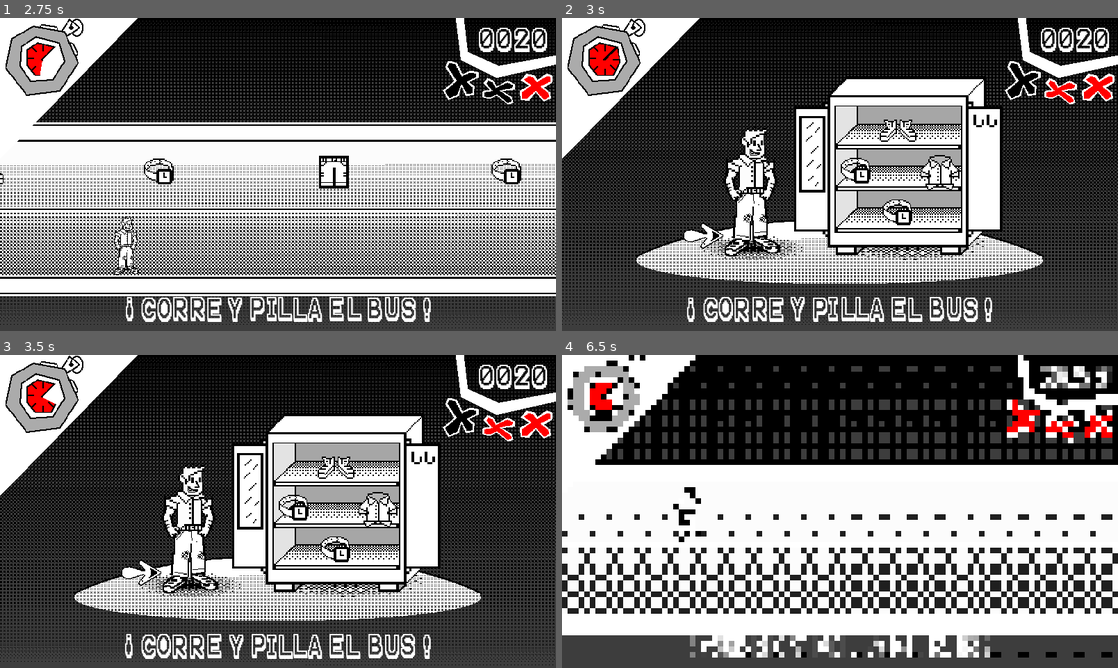
Above: before the commit, frames 1-4 (two rows, left to right).
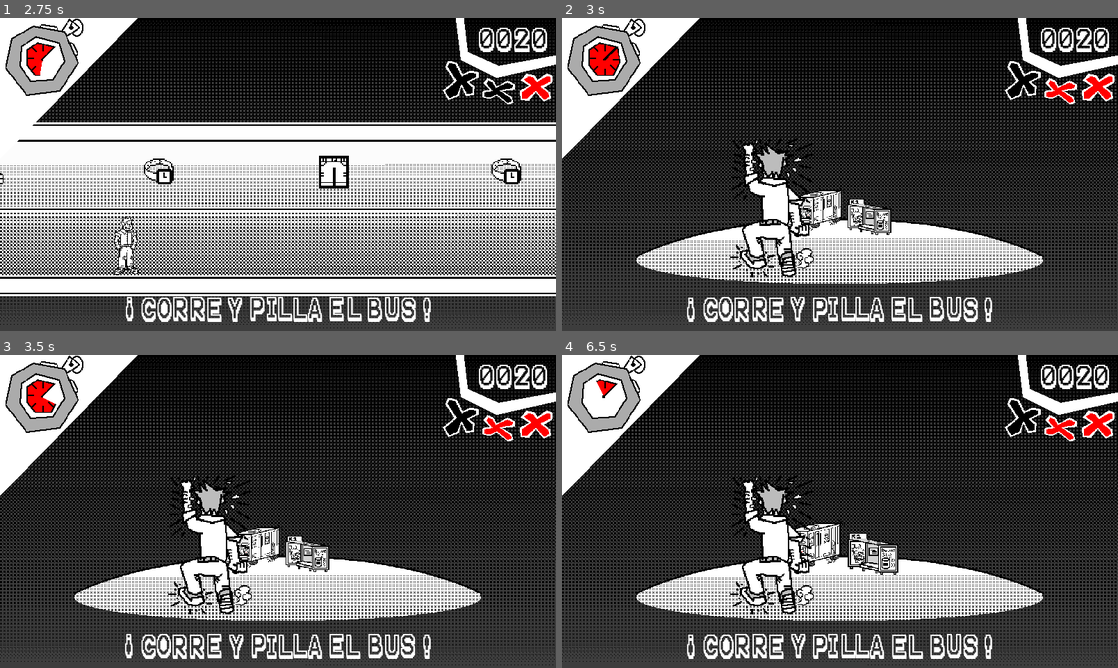
Above: after the commit, the same moments.

Repository: musiualejo/GJB24
Game: Godot game, scene res://scenes/main.tscn
Two runs of this game, one before a commit and one after it. Both use one fixed random seed, a clock stepped at 60 frames per second and the inputs below.
Inputs:
- Up to frame 1 (2.75 s): hold Right (ui_right) 0.53-1.28 s; hold Down (ui_down) 1.28-2.03 s; hold Right (ui_right) from 2.03 s (still down)
- Up to frame 2 (3 s): release Right (ui_right) at 2.78 s; hold Up (ui_up) from 2.78 s (still down)
- Up to frame 3 (3.5 s): keep holding Up (ui_up)
- Up to frame 4 (6.5 s): release Up (ui_up) at 3.53 s; hold Left (ui_left) 3.53-5.03 s; hold Down (ui_down) 5.03-5.78 s; hold Right (ui_right) from 5.78 s (still down)

Frame 1 is identical in both runs. In frame 2, 19% of the frame differs, in the area x 21-80%, y 18-83%; in frame 3, 19%; in frame 4, 63%, in the area x 0-100%, y 0-100%.

Commit message:
Award points when reaching the bus

Diff:
--- a/scenes/main.tscn
+++ b/scenes/main.tscn
@@ -14,7 +14,7 @@
 
 [node name="treeRoot" type="Node2D"]
 script = ExtResource("1_3c80d")
-minigames = Array[PackedScene]([ExtResource("1_ytgol"), ExtResource("2_b7sen")])
+minigames = Array[PackedScene]([ExtResource("1_ytgol"), ExtResource("2_b7sen"), ExtResource("4_h3bg1")])
 
 [node name="minijuego" parent="." instance=ExtResource("1_ytgol")]
 
--- a/scenes/minijuegos/bus.tscn
+++ b/scenes/minijuegos/bus.tscn
@@ -1,10 +1,25 @@
-[gd_scene load_steps=12 format=3 uid="uid://bhcnsnon22h1i"]
+[gd_scene load_steps=12 format=3 uid="uid://m8obp8i3um7l"]
 
 [ext_resource type="Script" path="res://scripts/bus.gd" id="1_byqdt"]
 [ext_resource type="Texture2D" uid="uid://w4dlf3dk6bop" path="res://sprites/personaje/run_character.png" id="3_8y3in"]
 [ext_resource type="Texture2D" uid="uid://c2fqtlflgbvle" path="res://sprites/objetos/bus_station.png" id="4_w12w3"]
 [ext_resource type="Texture2D" uid="uid://bmwddnxlr7lby" path="res://sprites/fondos/fondovacio.png" id="5_jtv6f"]
 [ext_resource type="Texture2D" uid="uid://b1m0pxtkxos38" path="res://sprites/objetos/bus.png" id="5_twma0"]
+
+[sub_resource type="Animation" id="Animation_la3kj"]
+length = 0.001
+tracks/0/type = "value"
+tracks/0/imported = false
+tracks/0/enabled = true
+tracks/0/path = NodePath(".:offset")
+tracks/0/interp = 1
+tracks/0/loop_wrap = true
+tracks/0/keys = {
+"times": PackedFloat32Array(0),
+"transitions": PackedFloat32Array(1),
+"update": 0,
+"values": [Vector2(0, 0)]
+}
 
 [sub_resource type="Animation" id="Animation_m0hyf"]
 resource_name = "correman"
@@ -22,25 +37,25 @@
 "values": [Vector2(0, 0), Vector2(0, -1), Vector2(0, -1), Vector2(0, -6), Vector2(0, -4), Vector2(0, 0), Vector2(0, -1), Vector2(0, -1), Vector2(0, -6), Vector2(0, -4)]
 }
 
-[sub_resource type="Animation" id="Animation_la3kj"]
+[sub_resource type="AnimationLibrary" id="AnimationLibrary_qi0hm"]
+_data = {
+"RESET": SubResource("Animation_la3kj"),
+"correman": SubResource("Animation_m0hyf")
+}
+
+[sub_resource type="Animation" id="Animation_qglt1"]
 length = 0.001
 tracks/0/type = "value"
 tracks/0/imported = false
 tracks/0/enabled = true
-tracks/0/path = NodePath(".:offset")
+tracks/0/path = NodePath("bus:offset")
 tracks/0/interp = 1
 tracks/0/loop_wrap = true
 tracks/0/keys = {
 "times": PackedFloat32Array(0),
 "transitions": PackedFloat32Array(1),
 "update": 0,
-"values": [Vector2(0, 0)]
-}
-
-[sub_resource type="AnimationLibrary" id="AnimationLibrary_qi0hm"]
-_data = {
-"RESET": SubResource("Animation_la3kj"),
-"correman": SubResource("Animation_m0hyf")
+"values": [Vector2(-2, 0)]
 }
 
 [sub_resource type="Animation" id="Animation_62ymt"]
@@ -57,21 +72,6 @@
 "transitions": PackedFloat32Array(1, 1, 1, 1, 1, 1, 1, 1, 1, 1),
 "update": 0,
 "values": [Vector2(0, 0), Vector2(-2, 0), Vector2(0, -2), Vector2(0, 2), Vector2(2, 0), Vector2(0, 0), Vector2(-2, 0), Vector2(0, -2), Vector2(0, 2), Vector2(2, 0)]
-}
-
-[sub_resource type="Animation" id="Animation_qglt1"]
-length = 0.001
-tracks/0/type = "value"
-tracks/0/imported = false
-tracks/0/enabled = true
-tracks/0/path = NodePath("bus:offset")
-tracks/0/interp = 1
-tracks/0/loop_wrap = true
-tracks/0/keys = {
-"times": PackedFloat32Array(0),
-"transitions": PackedFloat32Array(1),
-"update": 0,
-"values": [Vector2(-2, 0)]
 }
 
 [sub_resource type="AnimationLibrary" id="AnimationLibrary_q40j3"]
--- a/scripts/bus.gd
+++ b/scripts/bus.gd
@@ -1,14 +1,16 @@
 extends Node2D
+
+@export var score_to_award := 100
 
 signal Puntaje(float)
 signal FalloMinijuego()
 signal FinMinijuego()
 
-
 var verbo := "corre y pilla el bus"
 
 var lastKey = 0
 var growthRate = 0.08
+var reached := false
 
 # Called when the node enters the scene tree for the first time.
 func _ready():
@@ -25,3 +27,6 @@
 		$personaje.flip_h = !$personaje.flip_h
 		lastKey = 2
 		$llegada.scale = Vector2($llegada.scale.x+growthRate,$llegada.scale.y+growthRate)
+	if $llegada.scale >= Vector2(3, 3) and not reached:
+		Puntaje.emit(score_to_award)
+		reached = true
Not shown: 1 places in scenes/main.tscn that only renumber resources
